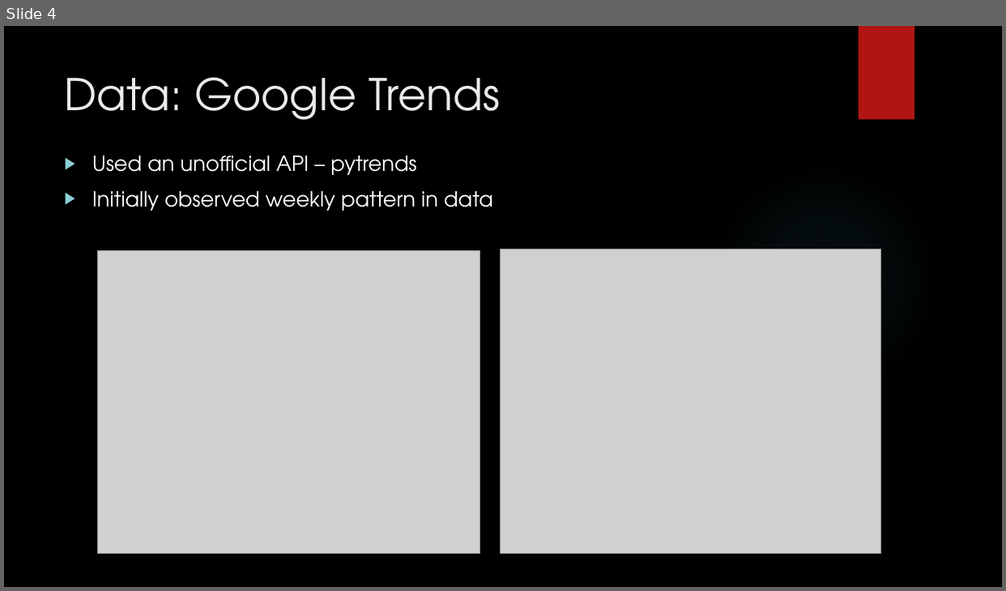
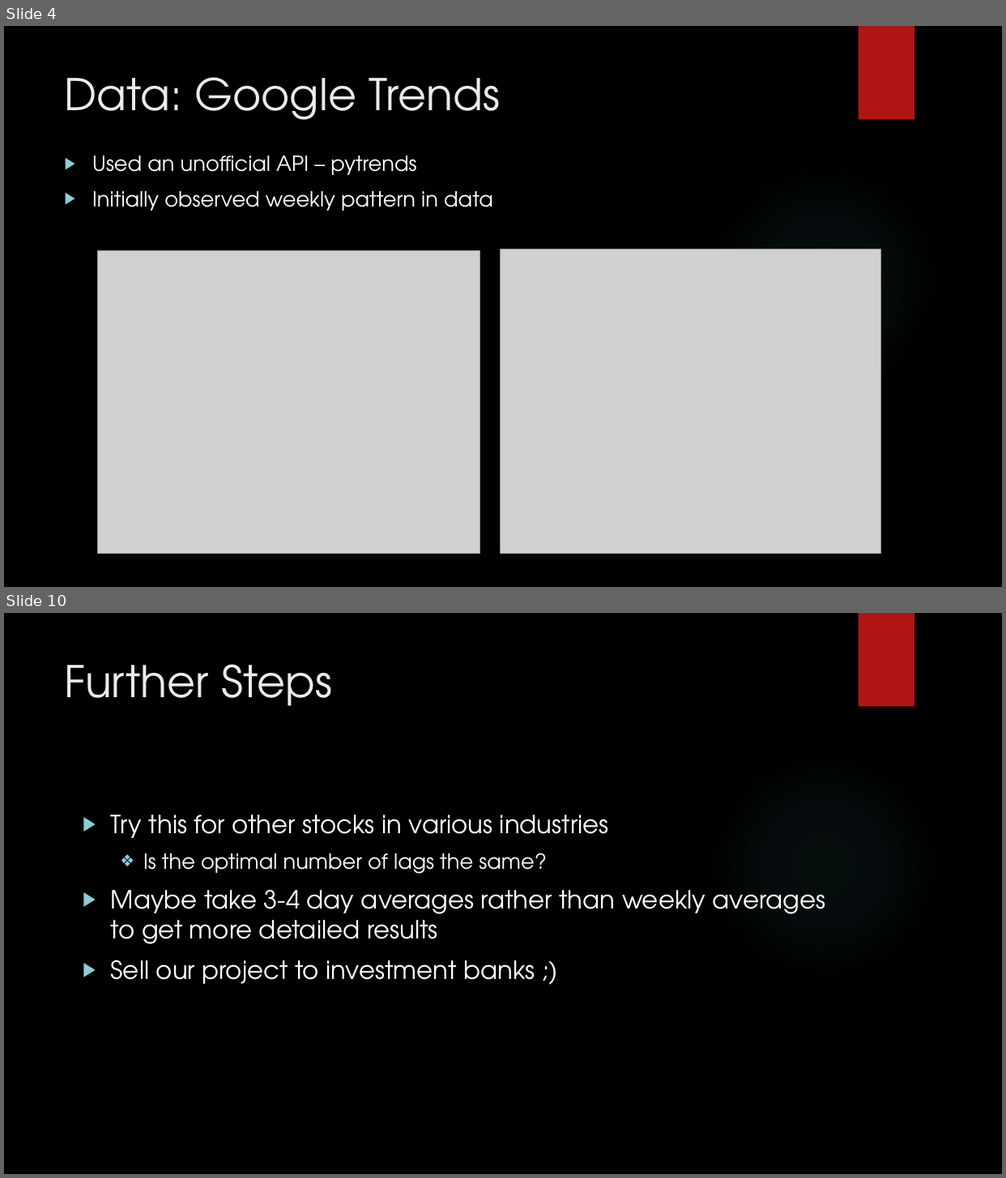
Before and after one commit to matthewebates/financial_data_analysis, a slide deck: Financial Data Analysis.pptx. Shown one above the other, each under a label of ours: slide 4 before the commit, slides 4 and 10 after it; the slides between them are not shown. The pictures are 1006x591 and 1006x1178 pixels, drawn with LibreOffice and Linux fonts; fonts in the diff are those of the drawing; grey boxes stand for pictures; background and template pictures are left out. Boxes give left, top, right and bottom in pixels: in the first picture for what was removed or moved away, otherwise in the second. Text is boxed around its words. In the diff, an @@ line names an element or a change of style, - is before the commit and + after.

```diff
--- a/Financial Data Analysis.pptx
+++ b/Financial Data Analysis.pptx
@@ slide 10 added at (4,613,1002,1174), background picture (left out); not listed: 2 template elements that a slide beside it also shows @@
@@ title added at (65,664,332,706), 42 pt, text #EBEBEB @@
+Further Steps
@@ text added at (111,815,826,984), 24 pt, text #FFFFFF @@
+▶ Try this for other stocks in various industries
+  ❖ Is the optimal number of lags the same?
+▶ Maybe take 3-4 day averages rather than weekly averages to get more detailed results
+▶ Sell our project to investment banks ;)
```
Also in this commit, not shown: 6 slides changed, 2 other slides added, 1 slide removed.
